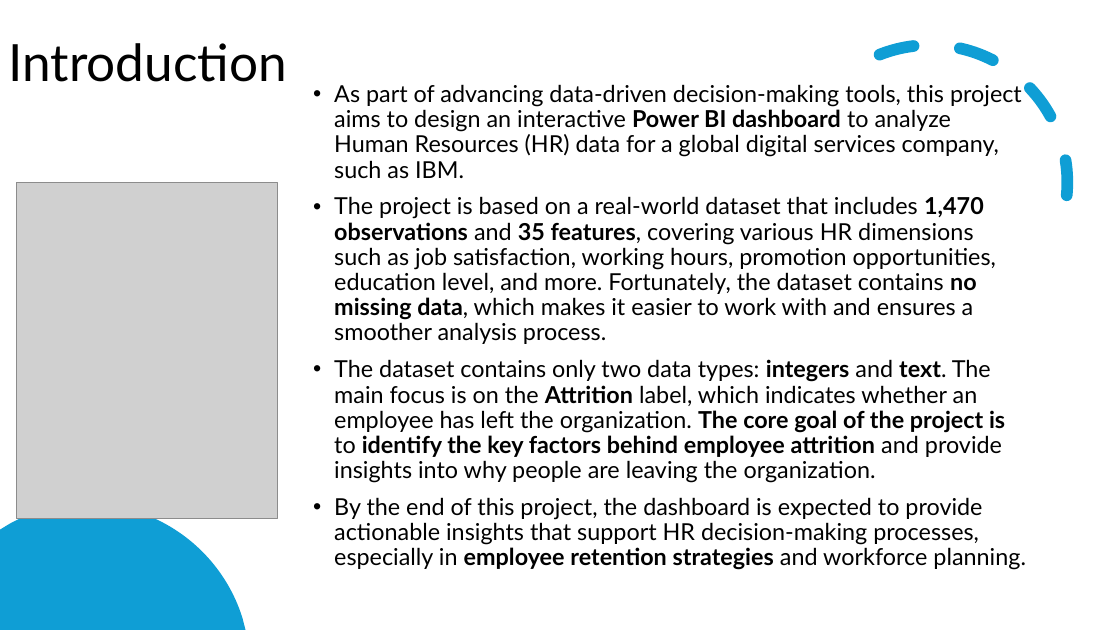
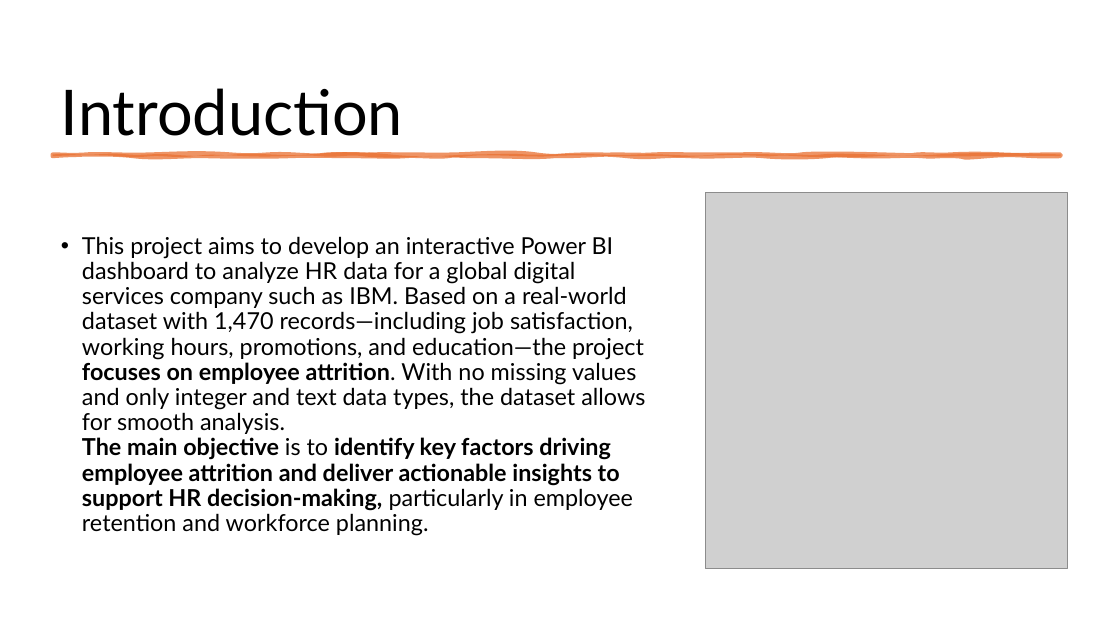
Before and after one commit to Waleed2025xp/Group4_final-project, a slide deck: slide 3 of project_Group4/Hr project_Group 4.pptx (slide 2 before the commit). Drawn at 1120x630 pixels with LibreOffice and Linux fonts; fonts in the diff are those of the drawing; grey boxes stand for pictures. Boxes give left, top, right and bottom in pixels: in the first picture for what was removed or moved away, otherwise in the second. Text is boxed around its words. In the diff, an @@ line names an element or a change of style, - is before the commit and + after.

Commit message:
final project_HR_Group4

```diff
--- a/project_Group4/Hr project_Group 4.pptx
+++ b/project_Group4/Hr project_Group 4.pptx
@@ title "Introduction": place and size @@
-title "Introduction" at box(8, 43, 287, 82)
+title "Introduction" at box(61, 88, 403, 136)
@@ title "Introduction" at box(61, 88, 403, 136): size 44 to 54 pt; vertical alignment middle to bottom @@
@@ arc (boxed as its full ellipse) removed at box(749, 1, 1112, 364) @@
@@ freeform shape added at box(53, 155, 1061, 156), fill #E97132 at 75% opacity, outline #E97132 3.5 pt @@
@@ picture: place and size @@
-picture at box(16, 182, 277, 518)
+picture at box(705, 192, 1067, 569)
@@ text at box(82, 236, 645, 536): text changed @@
-• As part of advancing data-driven decision-making tools, this project aims to design an interactive Power BI dashboard to analyze Human Resources (HR) data for a global digital services company, such as IBM.
-• The project is based on a real-world dataset that includes 1,470 observations and 35 features, covering various HR dimensions such as job satisfaction, working hours, promotion opportunities, education level, and more. Fortunately, the dataset contains no missing data, which makes it easier to work with and ensures a smoother analysis process.
-• The dataset contains only two data types: integers and text. The main focus is on the Attrition label, which indicates whether an employee has left the organization. The core goal of the project is to identify the key factors behind employee attrition and provide insights into why people are leaving the organization.
-• By the end of this project, the dashboard is expected to provide actionable insights that support HR decision-making processes, especially in employee retention strategies and workforce planning.
+• This project aims to develop an interactive Power BI dashboard to analyze HR data for a global digital services company such as IBM. Based on a real-world dataset with 1,470 records—including job satisfaction, working hours, promotions, and education—the project focuses on employee attrition. With no missing values and only integer and text data types, the dataset allows for smooth analysis.
+  The main objective is to identify key factors driving employee attrition and deliver actionable insights to support HR decision-making, particularly in employee retention and workforce planning.
@@ freeform shape removed at box(0, 504, 245, 630) @@
```
Also in this commit, not shown: 10 other slides changed, 2 slides added, 1 slide removed, 1 other file.
